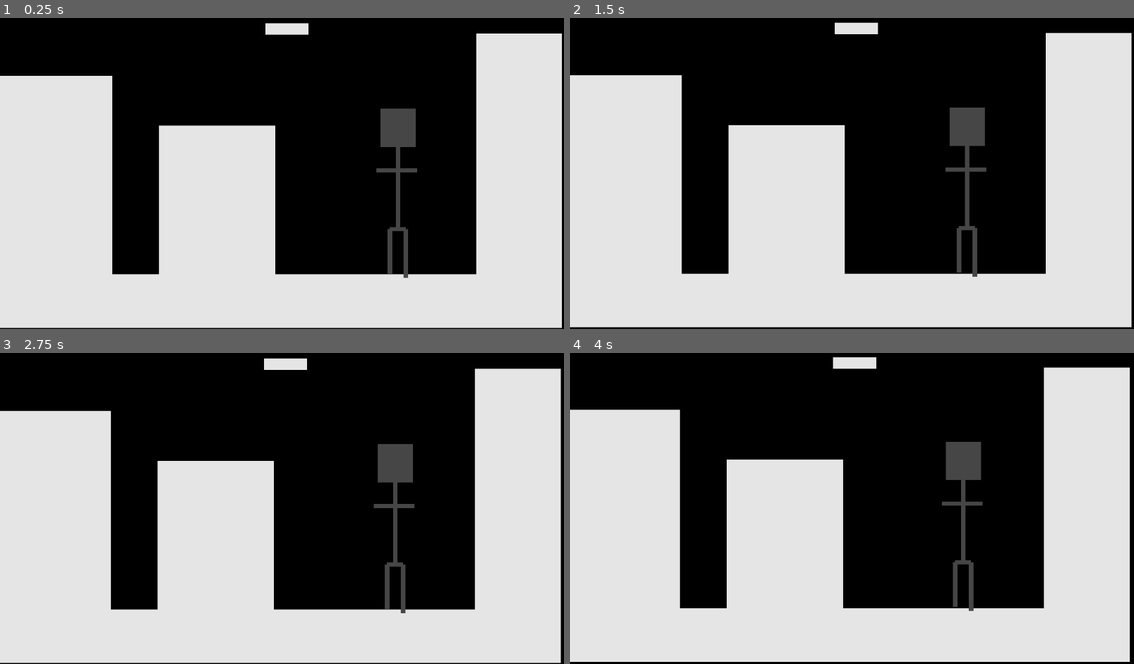
Above: before the commit, frames 1-4 (two rows, left to right).
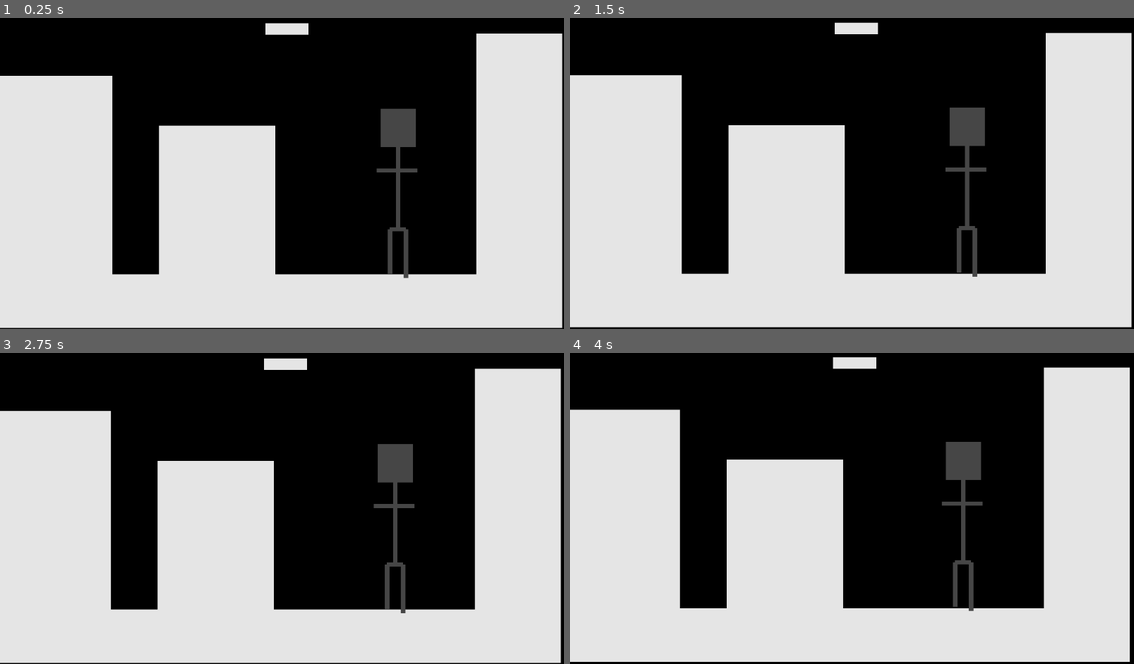
Above: after the commit, the same moments.

Repository: aviboddu/and-then-you
Game: Godot game, scene res://scenes/loading_screen/LoadingScreen.tscn
The game is run twice, just before and just after one commit, with the same random seed, the same clock (stepped at 60 frames per second) and the same inputs. Before the commit the project starts from res://scenes/main/Main.tscn.
Inputs (mouse positions are in pixels of both pictures, inside the frame that each line leads up to):
- Up to frame 1 (0.25 s): no input
- Up to frame 2 (1.5 s): move the mouse to (976, 154) at 0.52 s; tap Enter at 1.25 s; move the mouse to (739, 185) at 1.27 s
- Up to frame 3 (2.75 s): move the mouse to (338, 436) at 2.02 s
- Up to frame 4 (4 s): move the mouse to (823, 567) at 2.77 s; move the mouse to (1021, 552) at 3.52 s

The runs differ from the first frame. In frame 1, 0.2% of the frame differs, in the area x 28-100%, y 4-100%; in frame 2, less than 0.1%; in frame 3, less than 0.1%; in frame 4, nothing differs.

Commit message:
Implemented advanced resource loading and loading screen

Diff:
--- a/project.godot
+++ b/project.godot
@@ -11,10 +11,14 @@
 [application]
 
 config/name="AndThenYou"
-run/main_scene="uid://cgqnhusn445g0"
+run/main_scene="uid://cdsj6xtqm3k7i"
 config/features=PackedStringArray("4.6", "GL Compatibility")
 boot_splash/bg_color=Color(0, 0, 0, 1)
 config/icon="res://icon.svg"
+
+[autoload]
+
+ResourceLibrary="*uid://cg4b40knxrvd6"
 
 [display]
 
--- a/scenes/image_display/capture_theme.gd
+++ b/scenes/image_display/capture_theme.gd
@@ -11,7 +11,7 @@
 const theme_name: StringName = "Image"
 const shader_parameter_name: StringName = "color"
 
-var current_theme: Theme = load(ProjectSettings.get("gui/theme/custom")):
+var current_theme: Theme = ResourceLibrary.get_theme("default"):
 	set(value):
 		apply_theme(value)
 
@@ -20,9 +20,6 @@
 	apply_theme(current_theme)
 
 func apply_theme(value: Theme) -> void:
-	print(value.get_color(foreground_color_name, theme_name))
-	print(value.get_color(background_color_name, theme_name))
-	print(value.get_color(clear_color_name, theme_name))
 	foreground.set_instance_shader_parameter(shader_parameter_name, value.get_color(foreground_color_name, theme_name))
 	background.set_instance_shader_parameter(shader_parameter_name, value.get_color(background_color_name, theme_name))
 	RenderingServer.set_default_clear_color(value.get_color(clear_color_name, theme_name))
--- /dev/null
+++ b/scenes/loading_screen/LoadingScreen.tscn
@@ -0,0 +1,28 @@
+[gd_scene format=3 uid="uid://cdsj6xtqm3k7i"]
+
+[ext_resource type="Script" uid="uid://dvbnpxrqyappt" path="res://scenes/loading_screen/loading_screen.gd" id="1_y17bw"]
+
+[node name="LoadingScreen" type="Control" unique_id=442245806 node_paths=PackedStringArray("progress_bar")]
+layout_mode = 3
+anchors_preset = 15
+anchor_right = 1.0
+anchor_bottom = 1.0
+grow_horizontal = 2
+grow_vertical = 2
+script = ExtResource("1_y17bw")
+progress_bar = NodePath("MarginContainer/ProgressBar")
+
+[node name="MarginContainer" type="MarginContainer" parent="." unique_id=806194161]
+layout_mode = 1
+anchors_preset = 15
+anchor_right = 1.0
+anchor_bottom = 1.0
+grow_horizontal = 2
+grow_vertical = 2
+theme_override_constants/margin_left = 20
+theme_override_constants/margin_right = 20
+
+[node name="ProgressBar" type="ProgressBar" parent="MarginContainer" unique_id=1621836548]
+layout_mode = 2
+size_flags_vertical = 4
+max_value = 1.0
--- /dev/null
+++ b/scenes/loading_screen/loading_screen.gd
@@ -0,0 +1,15 @@
+extends Control
+
+@export
+var progress_bar: ProgressBar
+
+var main_scene: PackedScene = preload("res://scenes/main/Main.tscn")
+
+func _ready() -> void:
+	theme = ResourceLibrary.get_theme("default")
+
+func _process(_delta: float) -> void:
+	var value: float = ResourceLibrary.get_status()
+	if value >= 1.0:
+		get_tree().change_scene_to_packed(main_scene)
+	progress_bar.value = value
--- /dev/null
+++ b/scenes/main/resource_library.gd
@@ -0,0 +1,90 @@
+extends Node
+
+const config_location: String = "res://config.ini"
+
+var images: Dictionary[StringName, Texture2D]
+var audios: Dictionary[StringName, AudioStream]
+var themes: Dictionary[StringName, Theme]
+var config: ConfigFile
+
+var loading_resources: Dictionary[String, float]
+
+func _ready() -> void:
+	# Minimal blocking load (to ensure everything else can function)
+	config = ConfigFile.new()
+	var response = config.load(config_location)
+	if response != OK:
+		_panic("Failed to load config file: ", response)
+
+	for resource in config.get_section_keys("MinimalLoad"):
+		var resource_name: StringName = config.get_value("MinimalLoad", resource)
+		var val = load(resource_name)
+		if val is Texture2D:
+			images[resource_name] = val
+		elif val is AudioStream:
+			audios[resource_name] = val
+		elif val is Theme:
+			themes[resource_name] = val
+
+	# Background load the remaining resources
+	for file_name in ResourceLoader.list_directory("res://resources/images"):
+		loading_resources["res://resources/images/" + file_name] = 0.0
+		ResourceLoader.load_threaded_request("res://resources/images/" + file_name, "Texture2D", true, ResourceLoader.CACHE_MODE_REUSE)
+	for file_name in ResourceLoader.list_directory("res://resources/audio"):
+		loading_resources["res://resources/audio/" + file_name] = 0.0
+		ResourceLoader.load_threaded_request("res://resources/audio/" + file_name, "AudioStream", true, ResourceLoader.CACHE_MODE_REUSE)
+	for file_name in ResourceLoader.list_directory("res://resources/themes"):
+		loading_resources["res://resources/themes/" + file_name] = 0.0
+		ResourceLoader.load_threaded_request("res://resources/themes/" + file_name, "Theme", true, ResourceLoader.CACHE_MODE_REUSE)
+
+	# Background load external resources
+	for file_name in DirAccess.get_files_at("res://resources/images"):
+		if file_name.ends_with(".png"):
+			loading_resources["res://resources/images/" + file_name] = 0.0
+			ResourceLoader.load_threaded_request("res://resources/images/" + file_name, "Texture2D", true, ResourceLoader.CACHE_MODE_REPLACE)
+
+	for file_name in DirAccess.get_files_at("res://resources/audio"):
+		if file_name.ends_with(".wav"):
+			loading_resources["res://resources/audio/" + file_name] = 0.0
+			ResourceLoader.load_threaded_request("res://resources/audio/" + file_name, "AudioStream", true, ResourceLoader.CACHE_MODE_REPLACE)
+
+	for file_name in DirAccess.get_files_at("res://resources/themes"):
+		if file_name.ends_with(".tres"):
+			loading_resources["res://resources/themes/" + file_name] = 0.0
+			ResourceLoader.load_threaded_request("res://resources/themes/" + file_name, "Theme", true, ResourceLoader.CACHE_MODE_REPLACE)
+
+func get_image(id: StringName) -> Texture2D:
+	return images.get(id, images["res://resources/images/default.png"])
+
+func get_audio(id: StringName) -> AudioStream:
+	return audios.get(id, audios["res://resources/audio/default.wav"])
+
+func get_theme(id: StringName) -> Theme:
+	return themes.get(id, themes["res://resources/themes/default.tres"])
+
+func get_config() -> ConfigFile:
+	return config
+
+func save_config(config_to_save: ConfigFile) -> void:
+	config_to_save.save(config_location)
+
+func get_status() -> float:
+	var total_resources: float = loading_resources.size()
+	if total_resources == 0.0:
+		return 1.0
+
+	var loaded_resources: float = 0.0
+	var shared_array = [0.0]
+	for resource in loading_resources.keys():
+		if loading_resources[resource] != 1.0:
+			var status = ResourceLoader.load_threaded_get_status(resource, shared_array)
+			if status == ResourceLoader.THREAD_LOAD_FAILED || status == ResourceLoader.THREAD_LOAD_INVALID_RESOURCE:
+				_panic("Failed to load resource '" + resource + "'", status)
+			loading_resources[resource] = shared_array[0]
+		loaded_resources += loading_resources[resource]
+	return loaded_resources / total_resources
+
+func _panic(message: String, error: Variant) -> void:
+	printerr(message, error)
+	get_tree().root.propagate_notification(NOTIFICATION_WM_CLOSE_REQUEST)
+	get_tree().quit()
Not shown, added: config.ini
Renamed: themes/default.tres -> resources/themes/default.tres
Not shown, added: scenes/loading_screen/loading_screen.gd.uid
Not shown, added: scenes/main/resource_library.gd.uid
Not shown, added: resources/audio/.gitkeep
